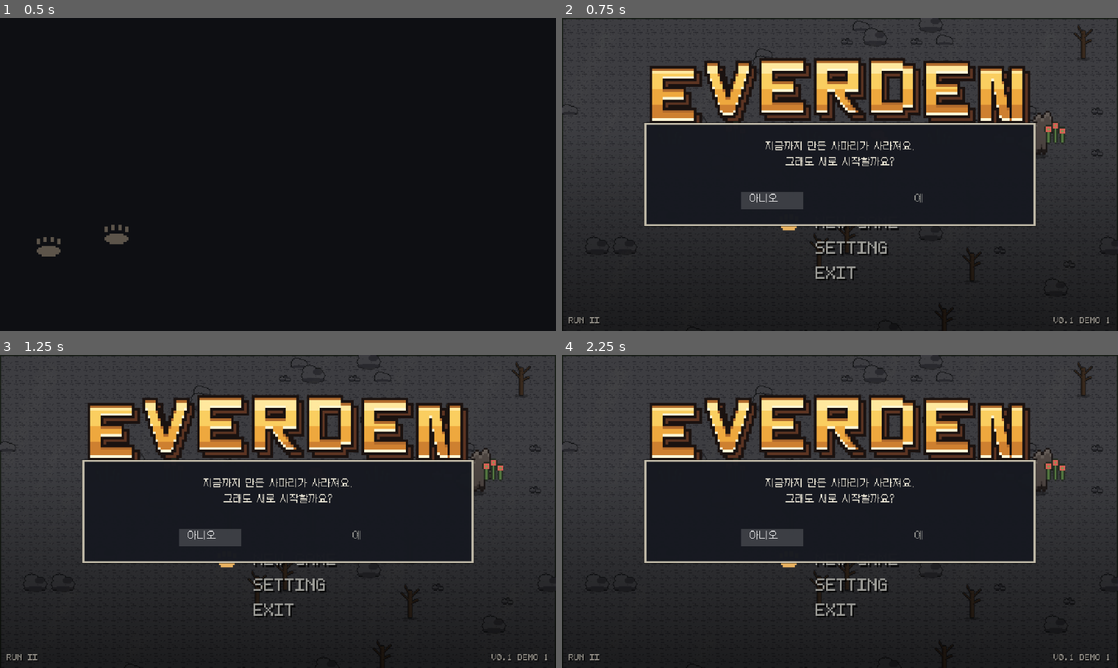
Above: before the commit, frames 1-4 (two rows, left to right).
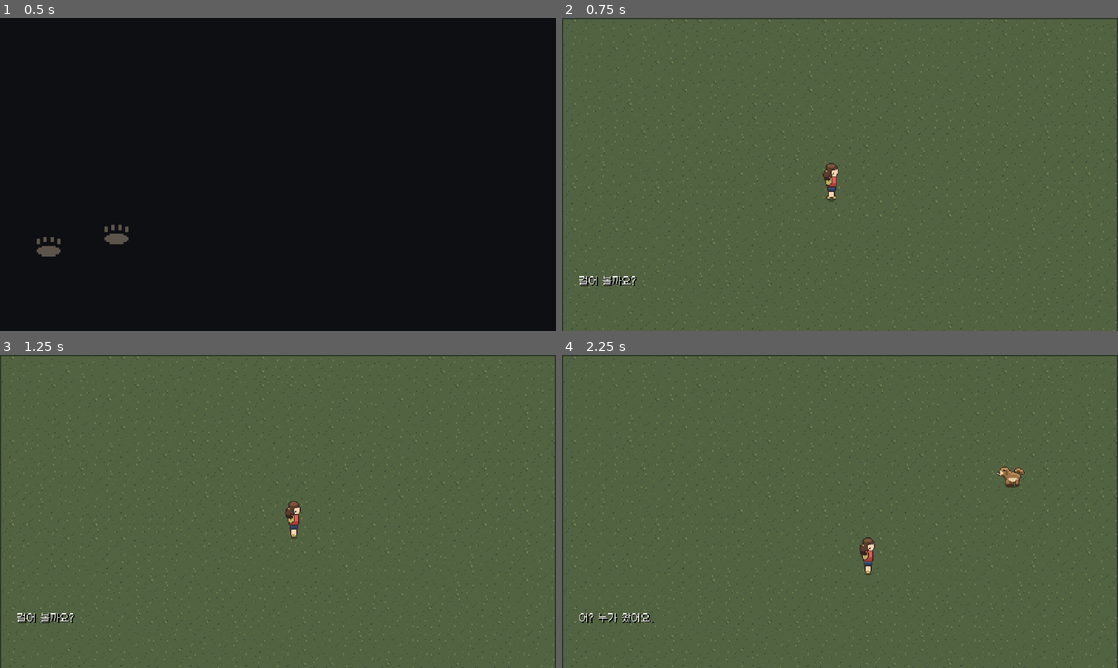
Above: after the commit, the same moments.

Repository: MarcLJLee/everden
Game: Godot game, scene res://scenes/ui/Boot.tscn
The game is run twice, just before and just after one commit, with the same random seed, the same clock (stepped at 60 frames per second) and the same inputs.
Inputs (mouse positions are in pixels of both pictures, inside the frame that each line leads up to):
- Up to frame 1 (0.5 s): no input
- Up to frame 2 (0.75 s): tap Enter (open_menu) at 0.5 s; move the mouse to (962, 158) at 0.52 s; hold D (move_right) from 0.53 s (still down); hold Space (interact) from 0.53 s (still down); click (962, 158) at 0.67 s
- Up to frame 3 (1.25 s): keep holding D (move_right); keep holding Space (interact)
- Up to frame 4 (2.25 s): move the mouse to (728, 527) at 1.27 s; release D (move_right) at 1.28 s; release Space (interact) at 1.28 s; hold S (move_down) 1.28-2.03 s; tap Space (interact) at 1.35 s; move the mouse to (895, 442) at 2.02 s; hold D (move_right) from 2.03 s (still down); hold Space (interact) from 2.03 s (still down)

Frame 1 is identical in both runs. In frame 2, 99% of the frame differs, in the area x 0-100%, y 0-100%; in frame 3, 99%; in frame 4, 99%.

Commit message:
이어하기 — 설계가 넘긴 메뉴를 안 쓰고 있었다
title.json 이 items_with_save 와 items_first_run 을 둘 다 넘겨줬는데
첫 판 쪽만 읽고 있었다. 그래서 CONTINUE 가 아예 안 떴다.

이어할 것이 있으면 CONTINUE 가 맨 위다 — 흔한 쪽이 위에 있어야 아이가
매번 고르지 않는다. 커서 기본값도 거기다. 이어하면 첫 만남을 안 지났으면
거기서, 지났으면 집으로 간다.

타이틀 판정 둘이 "세이브가 없다" 를 전제하고 있었다. 이제 메뉴가 지금
상태와 맞는지를 잰다 — 전제가 아니라 관계를 재야 오래 간다. 367개.

Diff:
--- a/scripts/ui/Title.gd
+++ b/scripts/ui/Title.gd
@@ -255,7 +255,10 @@
 ## 세이브는 아직 없으므로 지금은 언제나 첫 실행이다.
 func _build_menu() -> void:
 	var menu: Dictionary = data.get("menu", {})
-	_items = menu.get("items_first_run", ["NEW GAME", "EXIT"]).duplicate()
+	# ★ 이어할 것이 있으면 **CONTINUE 가 맨 위**다 (title.json 의 items_with_save).
+	#   흔한 쪽이 위에 있어야 아이가 매번 고르지 않아도 된다 — 커서 기본값도 거기다.
+	_items = menu.get("items_with_save" if _has_save() else "items_first_run",
+		["NEW GAME", "EXIT"]).duplicate()
 	if demo_build:
 		# 데모 빌드에서는 첫 항목이 DEMO 다. 새 게임이 아니라 **필드 한 조각**을 보여주는 것이라
 		# NEW GAME 이라고 적으면 없는 것을 약속하게 된다 (세이브도 사파리 층도 아직 없다).
@@ -369,6 +372,8 @@
 			_wake()
 
 
+## 이어할 것이 있는가. **파일이 있으면 있다** — 첫 만남 도중에 껐어도 거기서 잇는다.
+## ⚠️ 오토로드를 이름으로 쓰지 않는다: 타이틀이 먼저 뜰 수 있다.
 func _has_save() -> bool:
 	return FileAccess.file_exists(GameState.SAVE_PATH)
 
--- a/tools/smoke_test.gd
+++ b/tools/smoke_test.gd
@@ -7,7 +7,7 @@
 extends SceneTree
 
 ## 이 아래로 떨어지면 어딘가에서 판정이 조용히 끊긴 것이다.
-const FLOOR := 352
+const FLOOR := 360
 
 var _pass := 0
 var _fail := 0
@@ -476,17 +476,19 @@
 		and not timing.is_empty())
 	boot.free()
 
-	# 타이틀 — 첫 실행에는 CONTINUE 가 아예 없다 (BRIEF §6.7)
+	# 타이틀 — 메뉴는 **이어할 것이 있느냐**에 따라 갈린다 (BRIEF §6.7 · title.json)
 	var title: Control = load("res://scenes/ui/Title.tscn").instantiate()
 	root.add_child(title)
 	await process_frame
-	_check("타이틀 메뉴에 CONTINUE 가 없다 (세이브가 없으므로)",
-		not ("CONTINUE" in title._items), str(title._items))
+	var savable := FileAccess.file_exists(GameState.SAVE_PATH)
+	_check("이어할 것이 있을 때만 CONTINUE 가 뜬다",
+		("CONTINUE" in title._items) == savable,
+		"세이브 %s · %s" % [savable, title._items])
 	# 데모 빌드는 새 게임이 아니라 필드 한 조각을 보여준다 — 없는 것을 약속하지 않는다.
-	# 데모가 아니면 NEW GAME 이고, 들어가는 곳은 필드가 아니라 집이다 (BRIEF §2.7).
-	_check("데모 여부에 따라 첫 항목이 갈린다",
-		title._items[0] == ("DEMO" if title.demo_build else "NEW GAME"),
-		"demo=%s %s" % [title.demo_build, title._items])
+	# 데모가 아니면 첫 항목은 이어하기(있으면) 또는 새 게임이고, 들어가는 곳은 집이다.
+	var expected := "DEMO" if title.demo_build else ("CONTINUE" if savable else "NEW GAME")
+	_check("첫 항목이 지금 상태와 맞는다", title._items[0] == expected,
+		"demo=%s 세이브=%s %s" % [title.demo_build, savable, title._items])
 	_check("타이틀에서 고르면 집으로 들어간다",
 		ResourceLoader.exists(title.HOME_SCENE))
 	_check("동무 후보는 title.json 의 candidates 에서 온다",
@@ -1642,6 +1644,33 @@
 		_check("뭍에서 물로는 여전히 못 들어간다",
 			field.terrain.can_stand(pushed, field.schema, []))
 
+	# ★ **이어하기.** 이어할 것이 있으면 CONTINUE 가 맨 위에 뜬다 (title.json).
+	var menu_spec = JSON.parse_string(FileAccess.get_file_as_string(
+		"res://sprites/extracted/ui/title.json"))
+	var menu: Dictionary = (menu_spec as Dictionary).get("menu", {}) if menu_spec is Dictionary else {}
+	_check("세이브가 있을 때 쓸 메뉴를 설계가 넘겼다", menu.has("items_with_save"))
+	_check("첫 판에 쓸 메뉴도 넘겼다", menu.has("items_first_run"))
+	if menu.has("items_with_save"):
+		var with_save: Array = menu["items_with_save"]
+		var first_run: Array = menu["items_first_run"]
+		_check("이어하기가 맨 위다 — 흔한 쪽이 위에 있어야 매번 안 고른다",
+			String(with_save[0]) == "CONTINUE", "%s" % [with_save])
+		_check("첫 판에는 이어하기가 없다", not ("CONTINUE" in first_run), "%s" % [first_run])
+		_check("두 메뉴가 한 항목만 다르다", with_save.size() == first_run.size() + 1)
+
+	# 이어하면 어디로 가는가 — 첫 만남을 안 지났으면 거기서 잇는다
+	var half := GameState.new()
+	half.autosave = false
+	half.start_new()
+	_check("첫 만남 도중에 껐으면 거기서 잇는다", not half.tutorial_done)
+	half.finish_tutorial()
+	_check("첫 만남을 지났으면 집으로 잇는다", half.tutorial_done)
+	# ⚠️ 원정 중에 껐어도 **잃는 것은 없다** — 초대한 아이는 그 자리에서 저장된다 (원칙 2).
+	#    다시 나가면 개체는 새로 정해진다 (§3.11 — 개체 정의는 진입 시 한 번).
+	var before_count := half.collection.size()
+	half.add("squirrel")
+	_check("초대는 그 자리에서 남는다", half.collection.size() == before_count + 1)
+
 	# ★ 실제 날씨는 튀지 않는다 — 지금과 가까운 상태로만 옮겨간다 (사용자 지적)
 	var walker := WeatherSystem.new()
 	walker.setup(schema, RandomNumberGenerator.new(), {"초원": 2000, "숲": 600})
Not shown, changed: RUN.md
